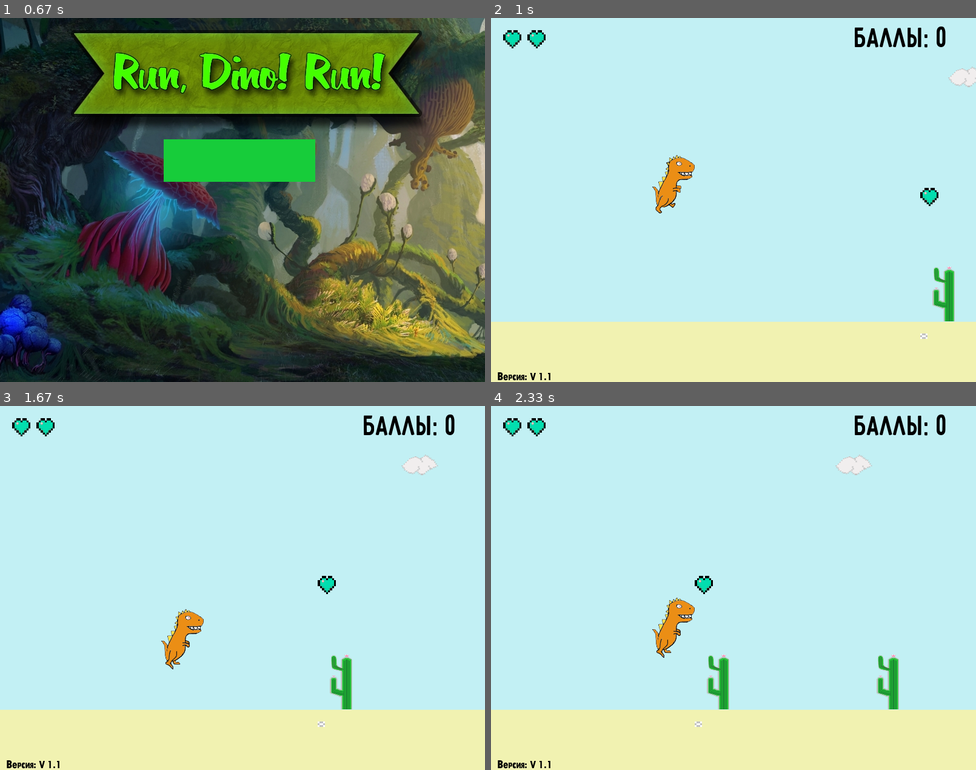
Above: before the commit, frames 1-4 (two rows, left to right).
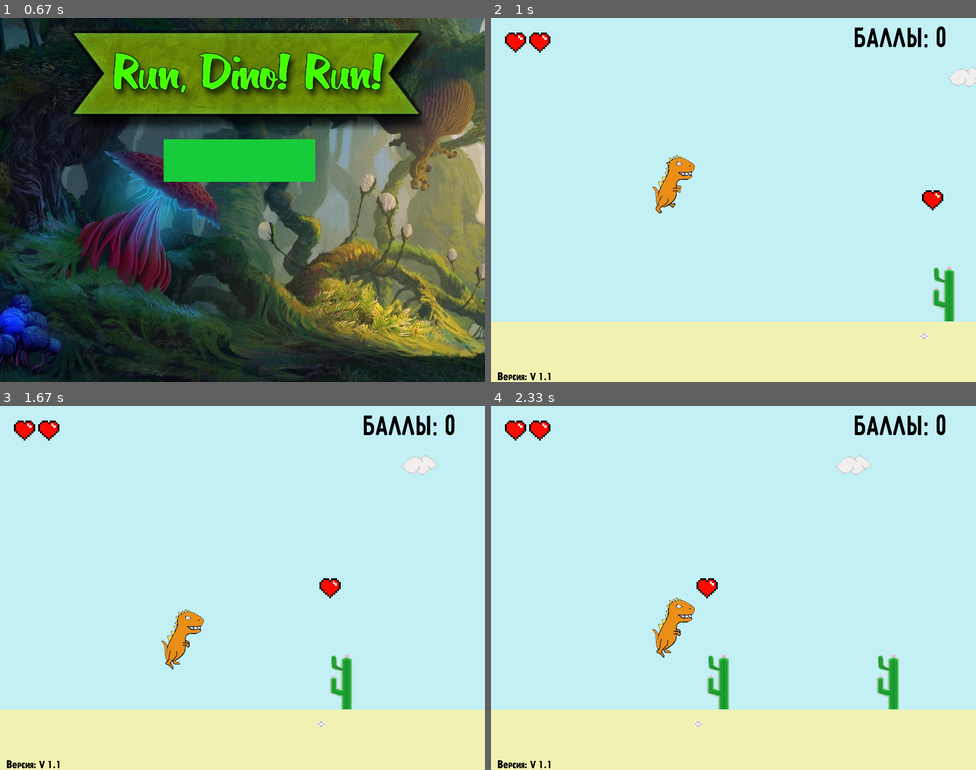
Above: after the commit, the same moments.

Repository: TimWCA/DinoGame
Game: pygame game, started from Dino pygame/DinoGame.py
The game is run twice, just before and just after one commit, with the same random seed, the same clock (stepped at 60 frames per second) and the same inputs.
Inputs:
- Up to frame 1 (0.67 s): click "Начать Игру" at 0.38 s
- Up to frame 2 (1 s): tap Space at 0.67 s
- Up to frame 3 (1.67 s): tap Space at 1.57 s
- Up to frame 4 (2.33 s): tap Space at 1.87 s

Frame 1 is identical in both runs. In frame 2, 0.6% of the frame differs, in the area x 2-94%, y 3-53%; in frame 3, 0.6%; in frame 4, 0.6%.

Commit message:
Design of hearts changed

Diff:
--- a/Dino pygame/DinoGame.py
+++ b/Dino pygame/DinoGame.py
@@ -31,7 +31,7 @@
 
 
 health_img = pygame.image.load('heart.png')
-health_img = pygame.transform.scale(health_img, (30, 30))
+health_img = pygame.transform.scale(health_img, (40, 40))
 
 img_counter = 0
 health = 2
Binary file changed: Dino pygame/heart.png
